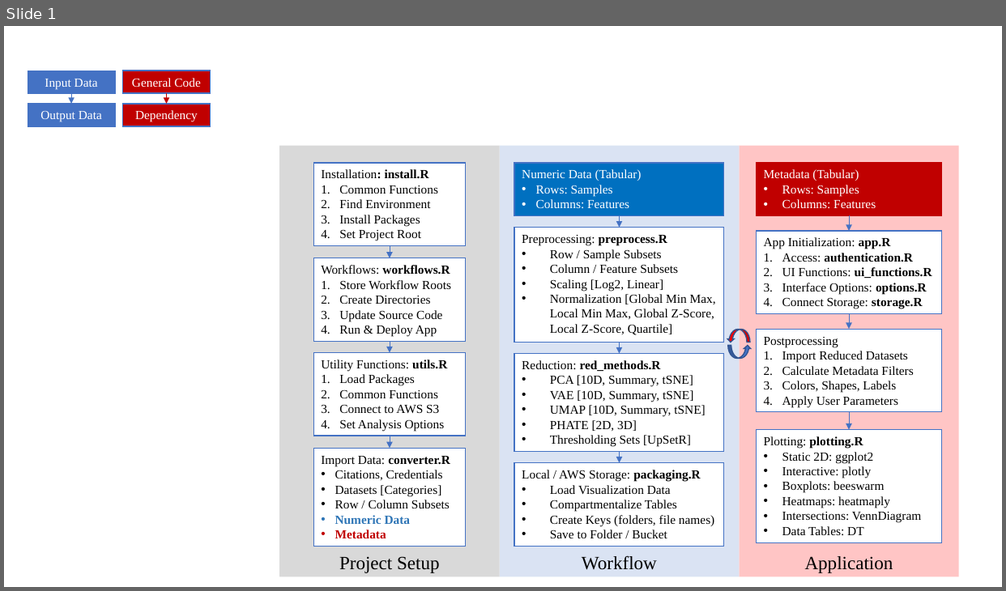
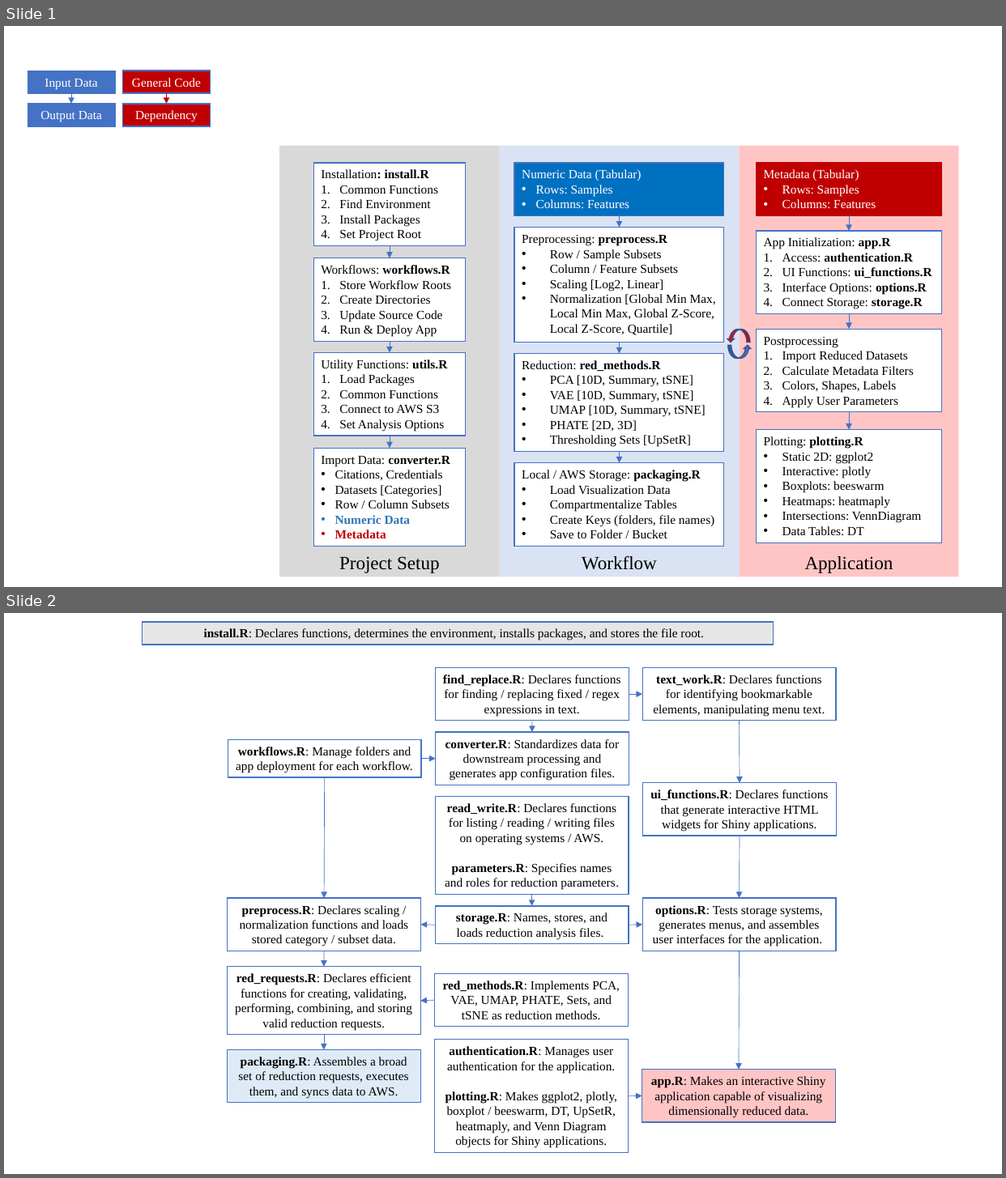
Before and after one commit to gersteinlab/shiny-dim-reduction, a slide deck: extras/Explorer_Tool_Workflow_2.pptx. Shown one above the other, each under a label of ours: slide 1 before the commit, slides 1 and 2 after it. The pictures are 1006x591 and 1006x1178 pixels, drawn with LibreOffice and Linux fonts; fonts in the diff are those of the drawing. Boxes give left, top, right and bottom in pixels: in the first picture for what was removed or moved away, otherwise in the second. Text is boxed around its words. In the diff, an @@ line names an element or a change of style, - is before the commit and + after.

Commit message:
updated presentation with dependencies diagram

```diff
--- a/extras/Explorer_Tool_Workflow_2.pptx
+++ b/extras/Explorer_Tool_Workflow_2.pptx
@@ slide 2 added at (4,613,1002,1174), background #FFFFFF @@
@@ rectangle added at (142,622,773,645), fill #E7E6E6, outline #4472C4 1 pt, 12 pt, text #000000 @@
+install.R: Declares functions, determines the environment, installs packages, and stores the file root.
@@ rectangle added at (435,667,629,721), fill #FFFFFF, outline #4472C4 1 pt, 12 pt, text #000000 @@
+find_replace.R: Declares functions for finding / replacing fixed / regex expressions in text.
@@ rectangle added at (642,667,836,721), fill #FFFFFF, outline #4472C4 1 pt, 12 pt, text #000000 @@
+text_work.R: Declares functions for identifying bookmarkable elements, manipulating menu text.
@@ arrow added from (629, 694) to (642, 694), #4472C4 0.5 pt @@
@@ rectangle added at (436,732,629,786), fill #FFFFFF, outline #4472C4 1 pt, 12 pt, text #000000 @@
+converter.R: Standardizes data for downstream processing and generates app configuration files.
@@ arrow added from (532, 721) to (533, 732), #4472C4 0.5 pt @@
@@ arrow added from (739, 721) to (740, 783), #4472C4 0.5 pt @@
@@ rectangle added at (228,739,421,777), fill #FFFFFF, outline #4472C4 1 pt, 12 pt, text #000000 @@
+workflows.R: Manage folders and app deployment for each workflow.
@@ arrow added from (325, 777) to (325, 898), #4472C4 0.5 pt @@
@@ arrow added from (421, 759) to (436, 759), #4472C4 0.5 pt @@
@@ rectangle added at (435,796,629,895), fill #FFFFFF, outline #4472C4 1 pt, 12 pt, text #000000 @@
+read_write.R: Declares functions for listing / reading / writing files on operating systems / AWS.
+parameters.R: Specifies names and roles for reduction parameters.
@@ rectangle added at (643,783,837,836), fill #FFFFFF, outline #4472C4 1 pt, 12 pt, text #000000 @@
+ui_functions.R: Declares functions that generate interactive HTML widgets for Shiny applications.
@@ arrow added from (740, 836) to (739, 898), #4472C4 0.5 pt @@
@@ rectangle added at (227,898,420,952), fill #FFFFFF, outline #4472C4 1 pt, 12 pt, text #000000 @@
+preprocess.R: Declares scaling / normalization functions and loads stored category / subset data.
@@ arrow added from (532, 895) to (532, 906), #4472C4 0.5 pt @@
@@ rectangle added at (642,898,836,952), fill #FFFFFF, outline #4472C4 1 pt, 12 pt, text #000000 @@
+options.R: Tests storage systems, generates menus, and assembles user interfaces for the application.
@@ arrow added from (435, 925) to (421, 924), #4472C4 0.5 pt @@
@@ rectangle added at (435,906,629,944), fill #FFFFFF, outline #4472C4 1 pt, 12 pt, text #000000 @@
+storage.R: Names, stores, and loads reduction analysis files.
@@ arrow added from (629, 925) to (642, 924), #4472C4 0.5 pt @@
@@ arrow added from (325, 952) to (324, 967), #4472C4 0.5 pt @@
@@ arrow added from (739, 952) to (739, 1070), #4472C4 0.5 pt @@
@@ rectangle added at (227,967,420,1035), fill #FFFFFF, outline #4472C4 1 pt, 12 pt, text #000000 @@
+red_requests.R: Declares efficient functions for creating, validating, performing, combining, and storing valid reduction requests.
@@ rectangle added at (434,973,628,1027), fill #FFFFFF, outline #4472C4 1 pt, 12 pt, text #000000 @@
+red_methods.R: Implements PCA, VAE, UMAP, PHATE, Sets, and tSNE as reduction methods.
@@ arrow added from (434, 1000) to (421, 1001), #4472C4 0.5 pt @@
@@ arrow added from (324, 1035) to (324, 1050), #4472C4 0.5 pt @@
@@ rectangle added at (434,1040,628,1152), fill #FFFFFF, outline #4472C4 1 pt, 12 pt, text #000000 @@
+authentication.R: Manages user authentication for the application.
+plotting.R: Makes ggplot2, plotly, boxplot / beeswarm, DT, UpSetR, heatmaply, and Venn Diagram objects for Shiny applications.
@@ rectangle added at (227,1050,420,1103), fill #DEEBF7, outline #4472C4 1 pt, 12 pt, text #000000 @@
+packaging.R: Assembles a broad set of reduction requests, executes them, and syncs data to AWS.
@@ rectangle added at (641,1070,835,1122), fill #FFC5C5, outline #4472C4 1 pt, 12 pt, text #000000 @@
+app.R: Makes an interactive Shiny application capable of visualizing dimensionally reduced data.
@@ arrow added from (629, 1097) to (641, 1096), #4472C4 0.5 pt @@
```
